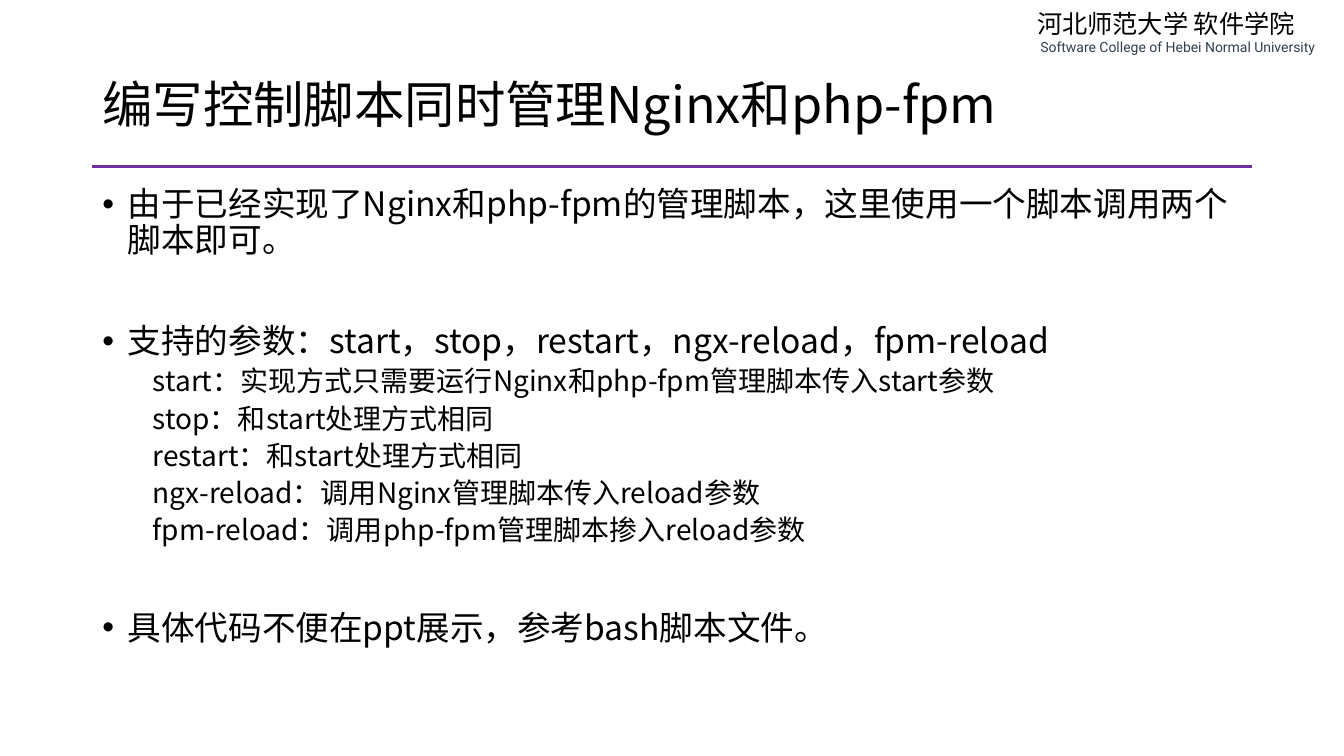
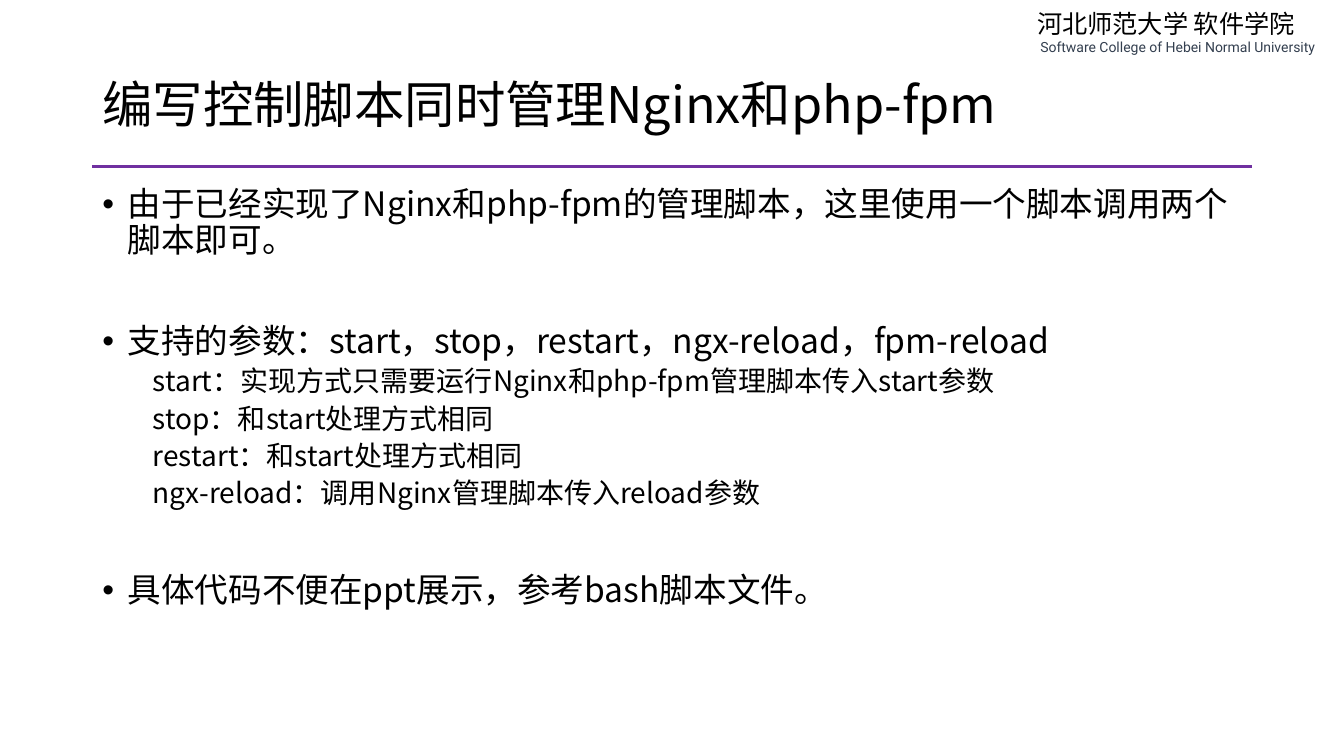
Before and after one commit to edu2act/course-php-serverside-development-on-linux, a slide deck: slide 18 of materials/slides/ch03-lnmp-basic.pptx. Drawn at 1344x756 pixels with LibreOffice and Linux fonts; fonts in the diff are those of the drawing. Boxes give left, top, right and bottom in pixels: in the first picture for what was removed or moved away, otherwise in the second. Text is boxed around its words. In the diff, an @@ line names an element or a change of style, - is before the commit and + after.

```diff
--- a/materials/slides/ch03-lnmp-basic.pptx
+++ b/materials/slides/ch03-lnmp-basic.pptx
@@ text at box(153, 516, 806, 547): paragraph removed @@
-  fpm-reload：调用php-fpm管理脚本掺入reload参数
```
Also in this commit, not shown: 1 other slide changed, 4 other files.
